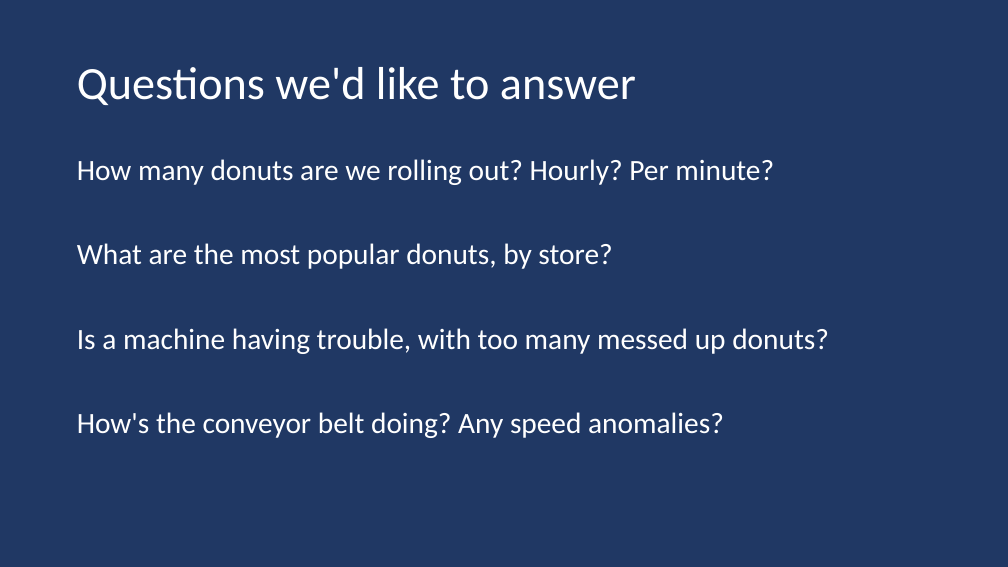
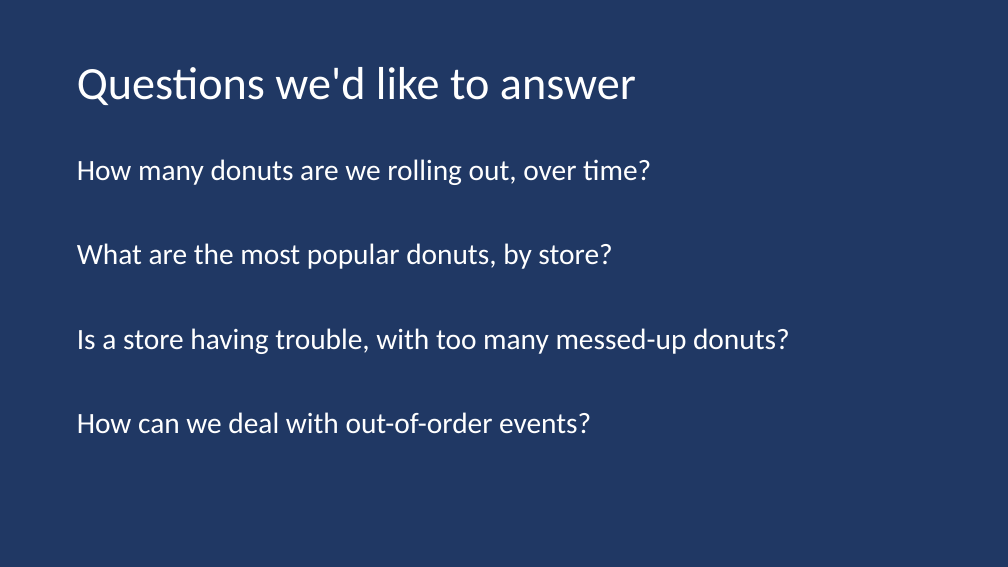
Before and after one commit to dmakogon/intro-to-streaming, a slide deck: slide 16 of stream-processing-galaxy.pptx. Drawn at 1008x567 pixels with LibreOffice and Linux fonts; fonts in the diff are those of the drawing. Boxes give left, top, right and bottom in pixels: in the first picture for what was removed or moved away, otherwise in the second. Text is boxed around its words. In the diff, an @@ line names an element or a change of style, - is before the commit and + after.

```diff
--- a/stream-processing-galaxy.pptx
+++ b/stream-processing-galaxy.pptx
@@ text at [77, 159, 651, 185]: text changed @@
-How many donuts are we rolling out? Hourly? Per minute?
+How many donuts are we rolling out, over time?
@@ text at [77, 328, 790, 434]: text changed @@
-Is a machine having trouble, with too many messed up donuts?
-How's the conveyor belt doing? Any speed anomalies?
+Is a store having trouble, with too many messed-up donuts?
+How can we deal with out-of-order events?
```
Also in this commit, not shown: 3 other slides changed, 2 other files.
